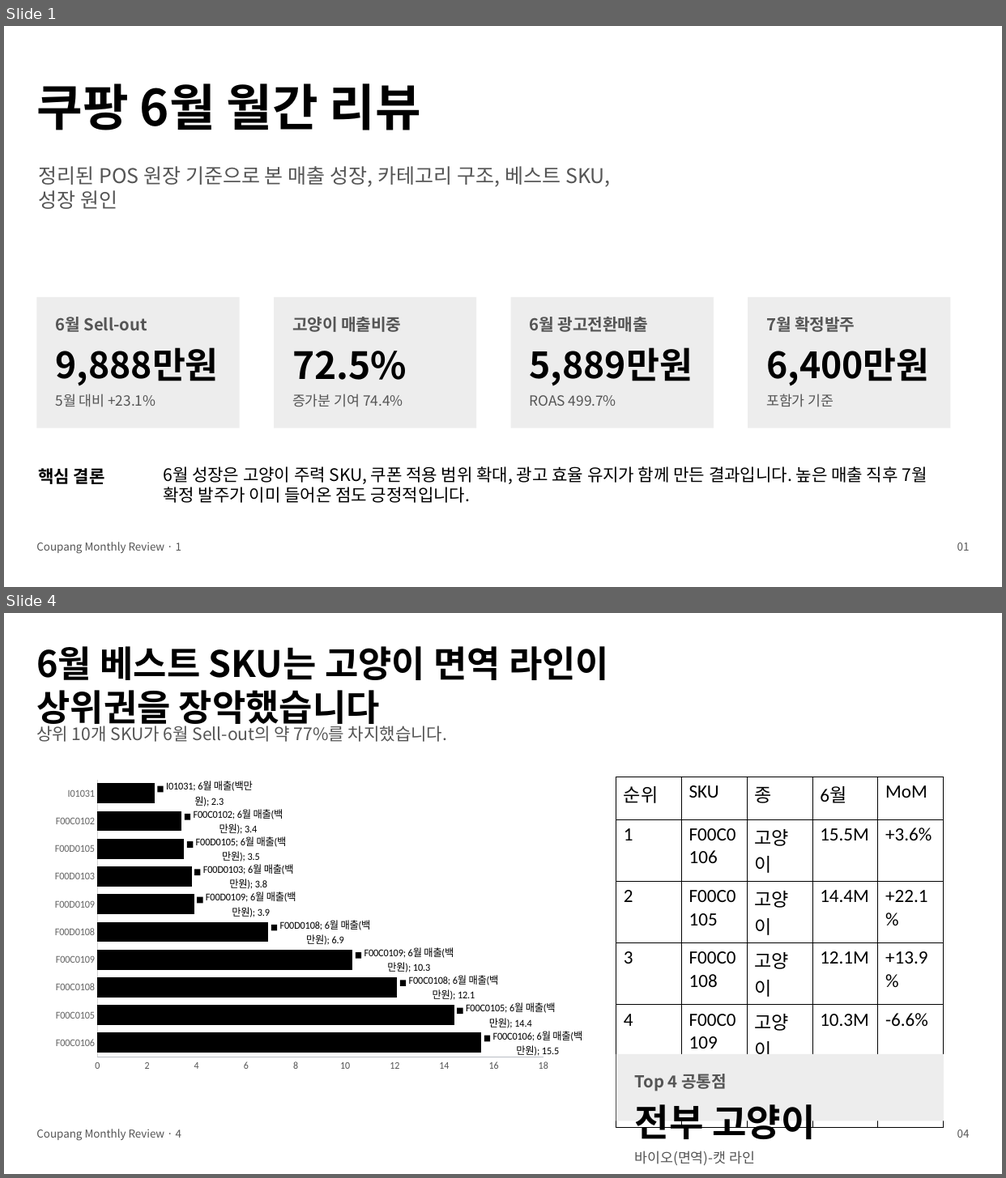
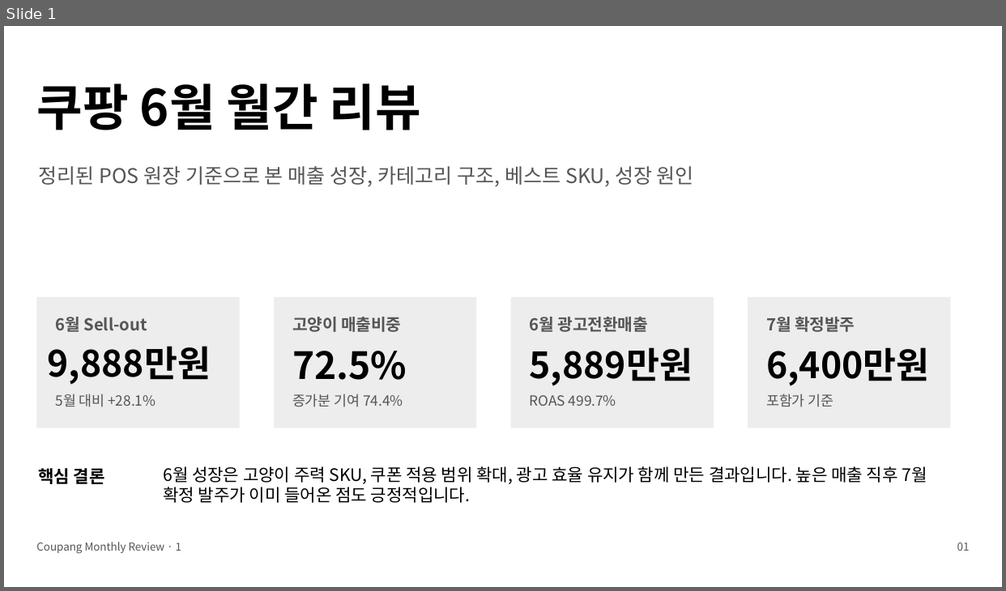
Before and after one commit to dlsgh87-spec/new-project, a slide deck: outputs/coupang_monthly_review_2026_06.pptx. Shown one above the other, each under a label of ours: slides 1 and 4 before the commit, slide 1 after it; the slides between them are not shown. The pictures are 1006x1178 and 1006x591 pixels, drawn with LibreOffice and Linux fonts; fonts in the diff are those of the drawing. Boxes give left, top, right and bottom in pixels: in the first picture for what was removed or moved away, otherwise in the second. Text is boxed around its words. In the diff, an @@ line names an element or a change of style, - is before the commit and + after.

```diff
--- a/outputs/coupang_monthly_review_2026_06.pptx
+++ b/outputs/coupang_monthly_review_2026_06.pptx
@@ slide 4 removed at bbox=[4, 613, 1002, 1174], background #FFFFFF @@
@@ text removed at bbox=[36, 646, 609, 730] @@
-6월 베스트 SKU는 고양이 면역 라인이 상위권을 장악했습니다
@@ text removed at bbox=[36, 723, 447, 742] @@
-상위 10개 SKU가 6월 Sell-out의 약 77%를 차지했습니다.
@@ bar chart removed at bbox=[44, 774, 582, 1078] @@
-categories: F00C0106, F00C0105, F00C0108, F00C0109, F00D0108, F00D0109, F00D0103, F00D0105, F00C0102, I01031
-6월 매출(백만원): 15.5, 14.4, 12.1, 10.3, 6.9, 3.9, 3.8, 3.5, 3.4, 2.3
@@ table removed at bbox=[616, 777, 946, 1127], 6 rows, 5 columns @@
-순위 | SKU | 종 | 6월 | MoM
-1 | F00C0106 | 고양이 | 15.5M | +3.6%
-2 | F00C0105 | 고양이 | 14.4M | +22.1%
-3 | F00C0108 | 고양이 | 12.1M | +13.9%
-4 | F00C0109 | 고양이 | 10.3M | -6.6%
-5 | F00D0108 | 강아지 | 6.9M | +20.1%
@@ rectangle removed at bbox=[616, 1054, 944, 1122] @@
@@ text removed at bbox=[635, 1074, 727, 1092] @@
-Top 4 공통점
@@ text removed at bbox=[635, 1105, 816, 1139] @@
-전부 고양이
@@ text removed at bbox=[36, 1129, 181, 1141] @@
-Coupang Monthly Review · 4
@@ text removed at bbox=[957, 1130, 970, 1138] @@
-04
@@ text removed at bbox=[635, 1151, 755, 1165] @@
-바이오(면역)-캣 라인
@@ slide 1 changed as well @@
@@ text "정리된 POS 원장 기준으로 본 ..." rewrapped from bbox=[38, 166, 610, 209] to bbox=[38, 166, 694, 187] @@
@@ text "9,888만원": place and size @@
-text "9,888만원" at bbox=[56, 348, 219, 386]
+text "9,888만원" at bbox=[48, 346, 211, 385]
@@ text at bbox=[56, 394, 155, 408]: text changed @@
-5월 대비 +23.1%
+5월 대비 +28.1%
```
Also in this commit, not shown: 3 other slides changed, 1 slide added, 1 other slide removed.
